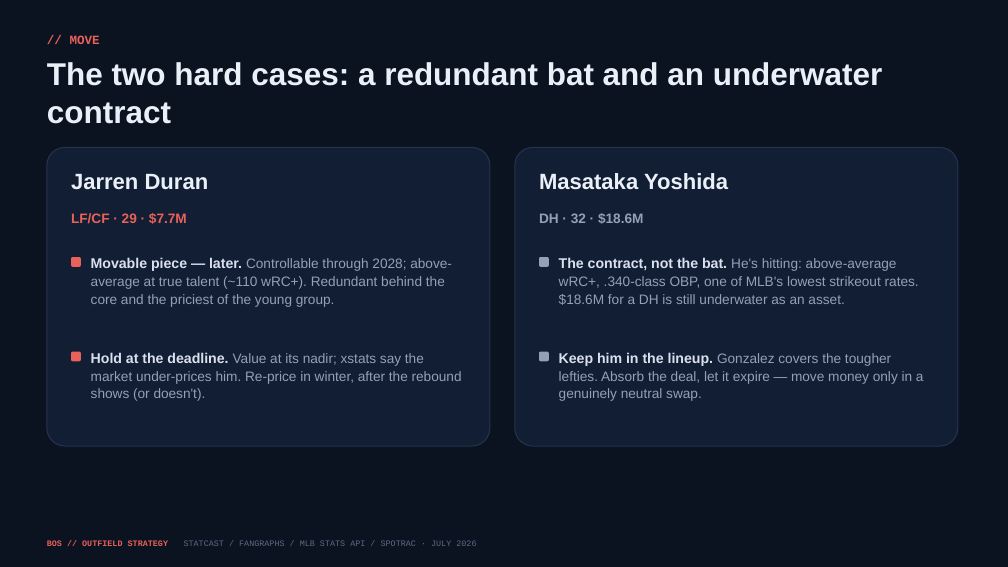
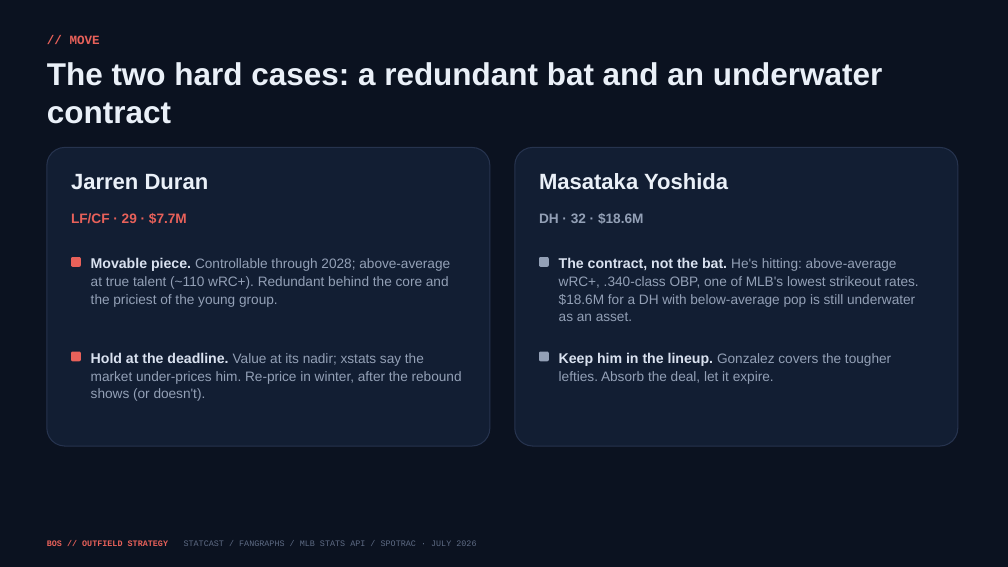
Before and after one commit to justinloo12/jarren-duran-outlier-analysis, a slide deck: slide 5 of outputs/Red_Sox_Outfield_Strategy.pptx. Drawn at 1008x567 pixels with LibreOffice and Linux fonts; fonts in the diff are those of the drawing. Boxes give left, top, right and bottom in pixels: in the first picture for what was removed or moved away, otherwise in the second. Text is boxed around its words. In the diff, an @@ line names an element or a change of style, - is before the commit and + after.

```diff
--- a/outputs/Red_Sox_Outfield_Strategy.pptx
+++ b/outputs/Red_Sox_Outfield_Strategy.pptx
@@ text at [91,257,450,307]: text changed @@
-Movable piece — later. Controllable through 2028; above-average at true talent (~110 wRC+). Redundant behind the core and the priciest of the young group.
+Movable piece. Controllable through 2028; above-average at true talent (~110 wRC+). Redundant behind the core and the priciest of the young group.
@@ text at [559,257,919,321]: text changed @@
-The contract, not the bat. He's hitting: above-average wRC+, .340-class OBP, one of MLB's lowest strikeout rates. $18.6M for a DH is still underwater as an asset.
+The contract, not the bat. He's hitting: above-average wRC+, .340-class OBP, one of MLB's lowest strikeout rates. $18.6M for a DH with below-average pop is still underwater as an asset.
@@ text at [559,352,891,384]: text changed @@
-Keep him in the lineup. Gonzalez covers the tougher lefties. Absorb the deal, let it expire — move money only in a genuinely neutral swap.
+Keep him in the lineup. Gonzalez covers the tougher lefties. Absorb the deal, let it expire.
```
Also in this commit, not shown: 14 other slides changed, 43 other files.
